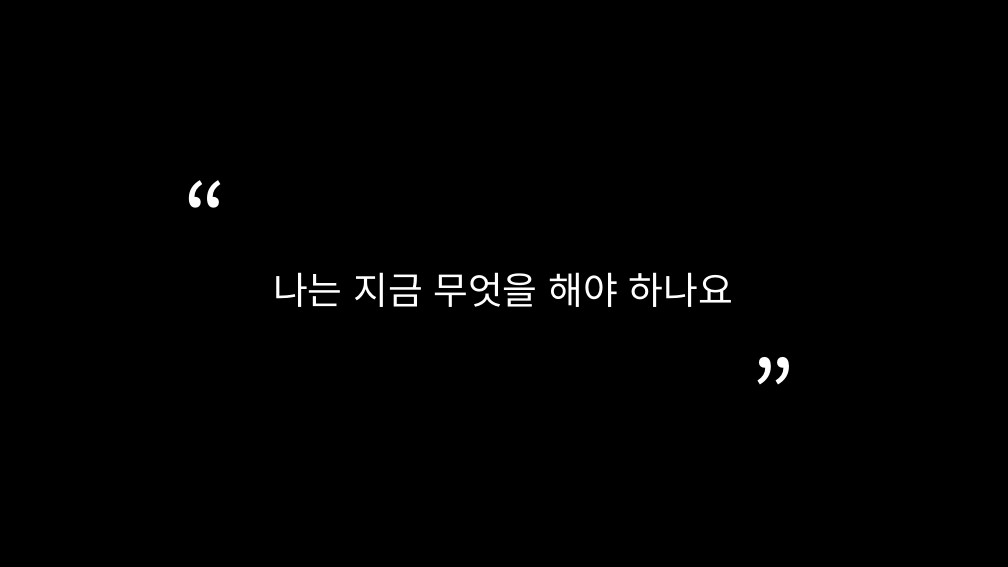
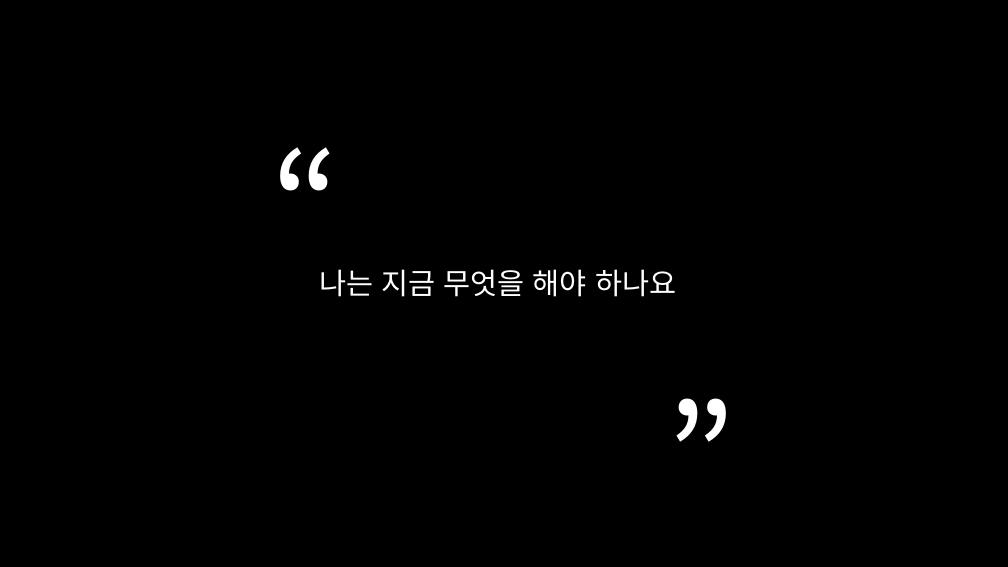
Before and after one commit to SunrinParty2018/Document, a slide deck: slide 3 of 3학년1반3조ppt.pptx. Drawn at 1008x567 pixels with LibreOffice and Linux fonts; fonts in the diff are those of the drawing. Boxes give left, top, right and bottom in pixels: in the first picture for what was removed or moved away, otherwise in the second. Text is boxed around its words. In the diff, an @@ line names an element or a change of style, - is before the commit and + after.

```diff
--- a/3학년1반3조ppt.pptx
+++ b/3학년1반3조ppt.pptx
@@ text "“": place and size @@
-text "“" at box(176, 157, 299, 259)
+text "“" at box(265, 112, 331, 295)
@@ text "“" at box(265, 112, 331, 295): size 88 to 138 pt @@
@@ text "나는 지금 무엇을 해야 하나요": place and size @@
-text "나는 지금 무엇을 해야 하나요" at box(273, 272, 732, 307)
+text "나는 지금 무엇을 해야 하나요" at box(319, 269, 676, 297)
@@ text "나는 지금 무엇을 해야 하나요" at box(319, 269, 676, 297): size 36 to 28 pt @@
@@ text at box(677, 296, 743, 479): text changed; size 88 to 138 pt @@
-”
+“
@@ text "“" at box(677, 296, 743, 479): rotation 0 to 180 degrees @@
```
Also in this commit, not shown: 6 other slides changed, 4 slides added, 1 slide removed.
